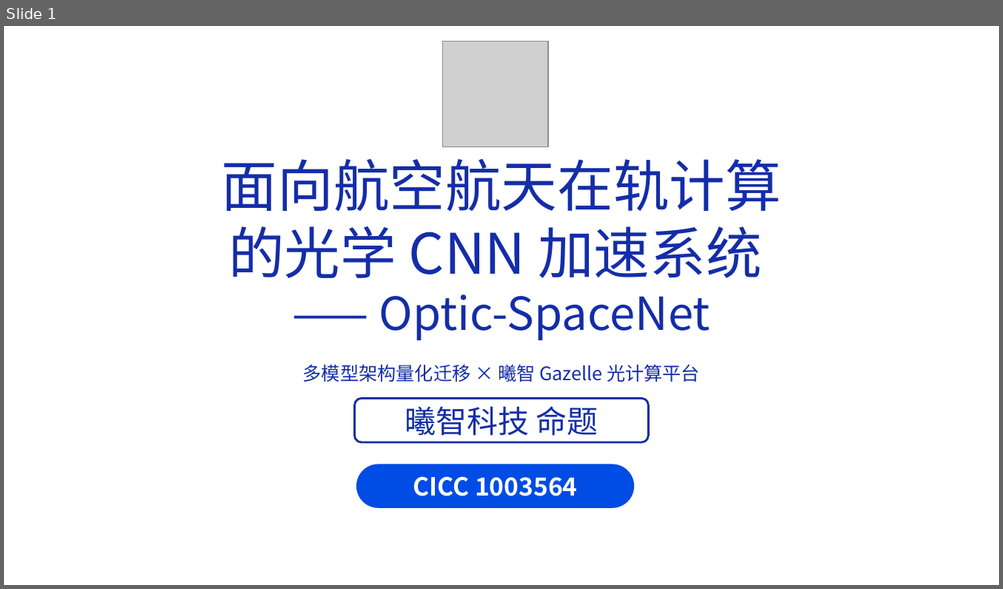
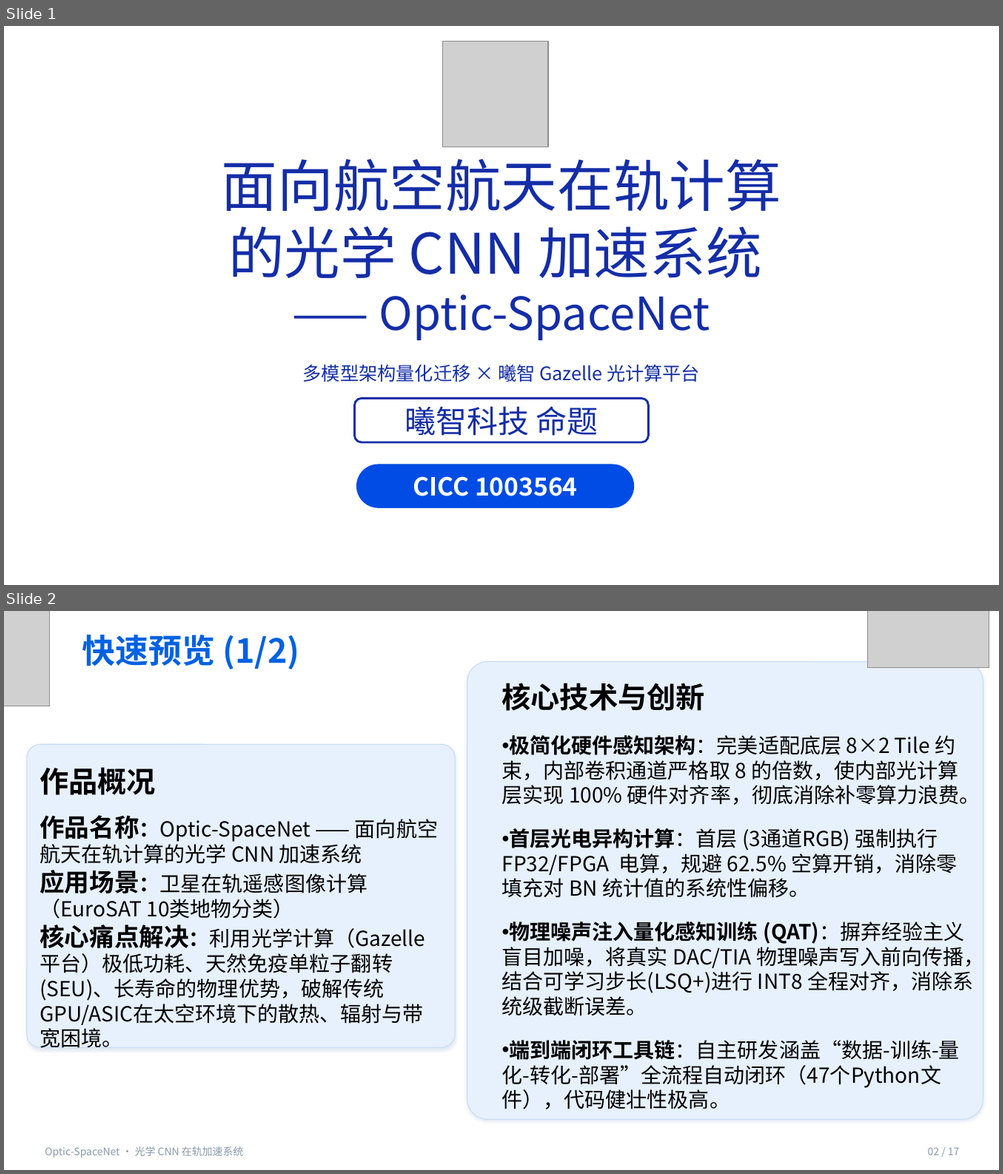
Before and after one commit to lhh010/Optic-SpaceNet-Final, a slide deck: 复赛文档/答辩ppt-CICC1003564-final.pptx. Shown one above the other, each under a label of ours: slide 1 before the commit, slides 1 and 2 after it. The pictures are 1003x589 and 1003x1174 pixels, drawn with LibreOffice and Linux fonts; fonts in the diff are those of the drawing; grey boxes stand for pictures; background and template pictures are left out. Boxes give left, top, right and bottom in pixels: in the first picture for what was removed or moved away, otherwise in the second. Text is boxed around its words. In the diff, an @@ line names an element or a change of style, - is before the commit and + after.

```diff
--- a/复赛文档/答辩ppt-CICC1003564-final.pptx
+++ b/复赛文档/答辩ppt-CICC1003564-final.pptx
@@ slide 2 added at (x1=4, y1=611, x2=999, y2=1170), background #FFFFFF @@
@@ picture added at (x1=4, y1=611, x2=50, y2=706) @@
@@ picture added at (x1=868, y1=611, x2=989, y2=668) @@
@@ text added at (x1=82, y1=635, x2=299, y2=669), 32 pt, text #0061E2, bold @@
+快速预览 (1/2)
@@ rounded rectangle added at (x1=467, y1=662, x2=983, y2=1120), fill #E7F1FD, outline #C9DCF5 0.75 pt @@
@@ text added at (x1=502, y1=683, x2=984, y2=1110), 20 pt, text #000000 @@
+核心技术与创新
+• 极简化硬件感知架构：完美适配底层 8×2 Tile 约束，内部卷积通道严格取 8 的倍数，使内部光计算层实现 100% 硬件对齐率，彻底消除补零算力浪费。
+• 首层光电异构计算：首层 (3通道RGB) 强制执行 FP32/FPGA 电算，规避 62.5% 空算开销，消除零填充对 BN 统计值的系统性偏移。
+• 物理噪声注入量化感知训练 (QAT)：摒弃经验主义盲目加噪，将真实 DAC/TIA 物理噪声写入前向传播，结合可学习步长(LSQ+)进行 INT8 全程对齐，消除系统级截断误差。
+• 端到端闭环工具链：自主研发涵盖“数据-训练-量化-转化-部署”全流程自动闭环（47个Python文件），代码健壮性极高。
@@ rounded rectangle added at (x1=27, y1=744, x2=455, y2=1048), fill #E7F1FD, outline #C9DCF5 0.75 pt @@
@@ text added at (x1=40, y1=767, x2=438, y2=1048), 20 pt, text #000000 @@
+作品概况
+作品名称：Optic-SpaceNet —— 面向航空航天在轨计算的光学 CNN 加速系统
+应用场景：卫星在轨遥感图像计算（EuroSAT 10类地物分类）
+核心痛点解决：利用光学计算（Gazelle平台）极低功耗、天然免疫单粒子翻转(SEU)、长寿命的物理优势，破解传统GPU/ASIC在太空环境下的散热、辐射与带宽困境。
@@ text added at (x1=45, y1=1147, x2=244, y2=1158), 10 pt, text #8A99AD @@
+Optic-SpaceNet · 光学 CNN 在轨加速系统
@@ text added at (x1=928, y1=1147, x2=959, y2=1156), 10 pt, text #8A99AD @@
+02 / 17
```
Also in this commit, not shown: 13 slides changed, 1 other slide added, 1 other file.
